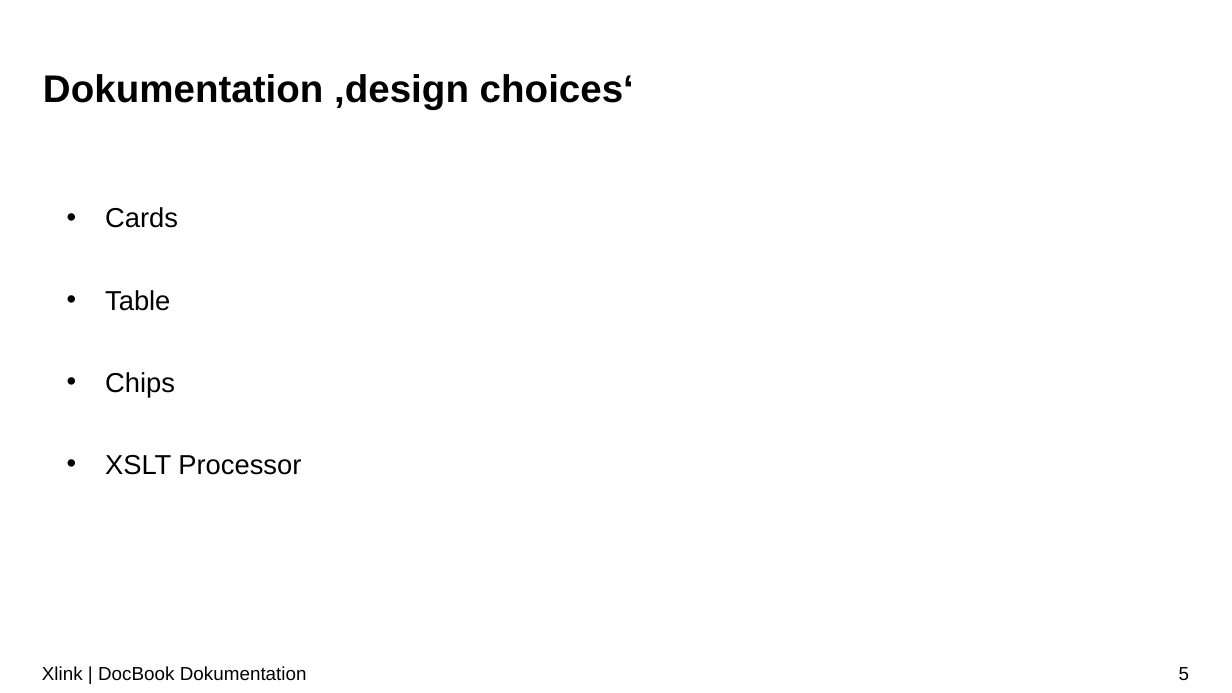
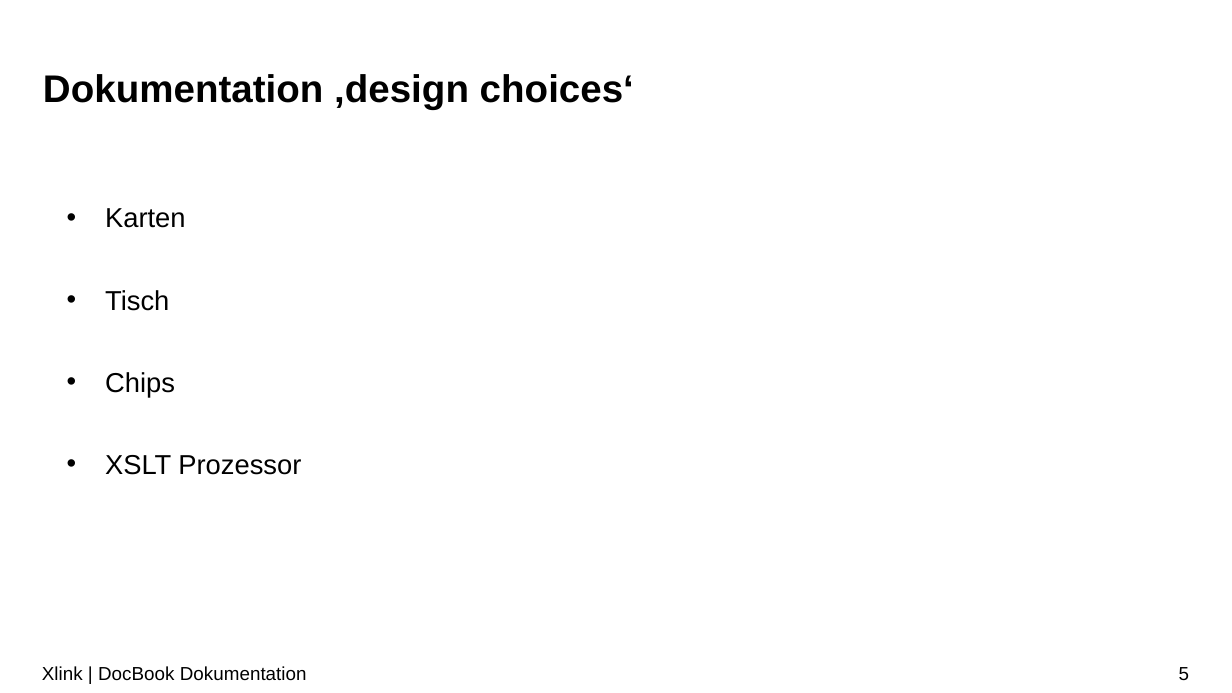
Before and after one commit to LorenzoBrazzi-zz/XML_Praktikum, a slide deck: slide 5 of Präsentationen/PP_notenbonus v2.pptx. Drawn at 1232x693 pixels with LibreOffice and Linux fonts; fonts in the diff are those of the drawing; background and template pictures are left out. Boxes give left, top, right and bottom in pixels: in the first picture for what was removed or moved away, otherwise in the second. Text is boxed around its words. In the diff, an @@ line names an element or a change of style, - is before the commit and + after.

```diff
--- a/Präsentationen/PP_notenbonus v2.pptx
+++ b/Präsentationen/PP_notenbonus v2.pptx
@@ text at bbox=[105, 208, 185, 311]: text changed @@
-  • Cards
-  • Table
+  • Karten
+  • Tisch
@@ text at bbox=[105, 455, 301, 475]: text changed @@
-  • XSLT Processor
+  • XSLT Prozessor
```
Also in this commit, not shown: 2 other slides changed, 2 other files.
